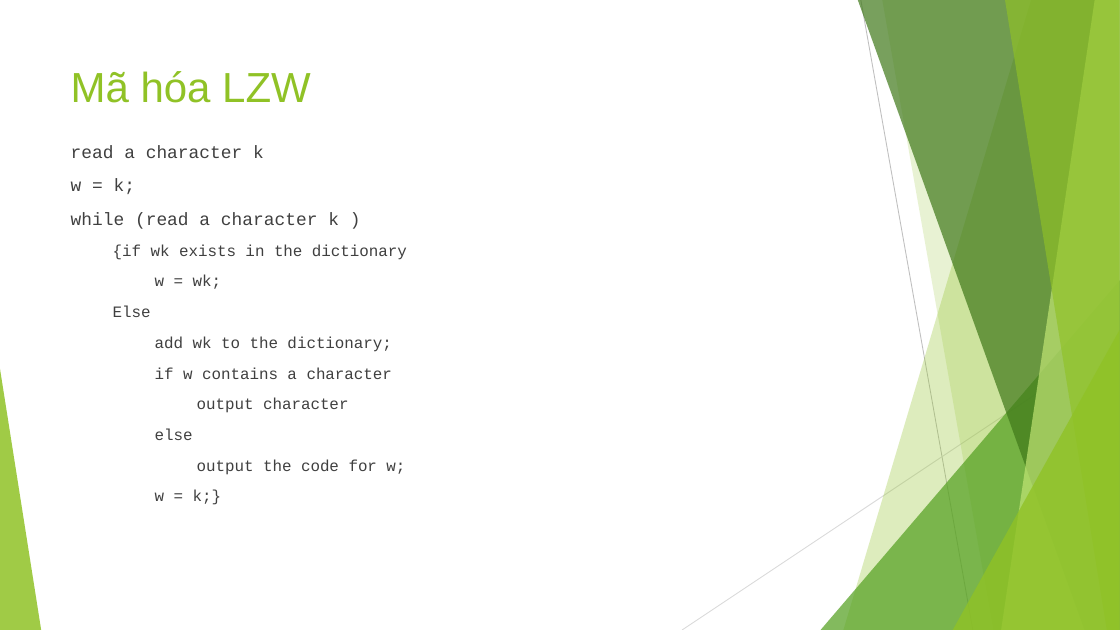
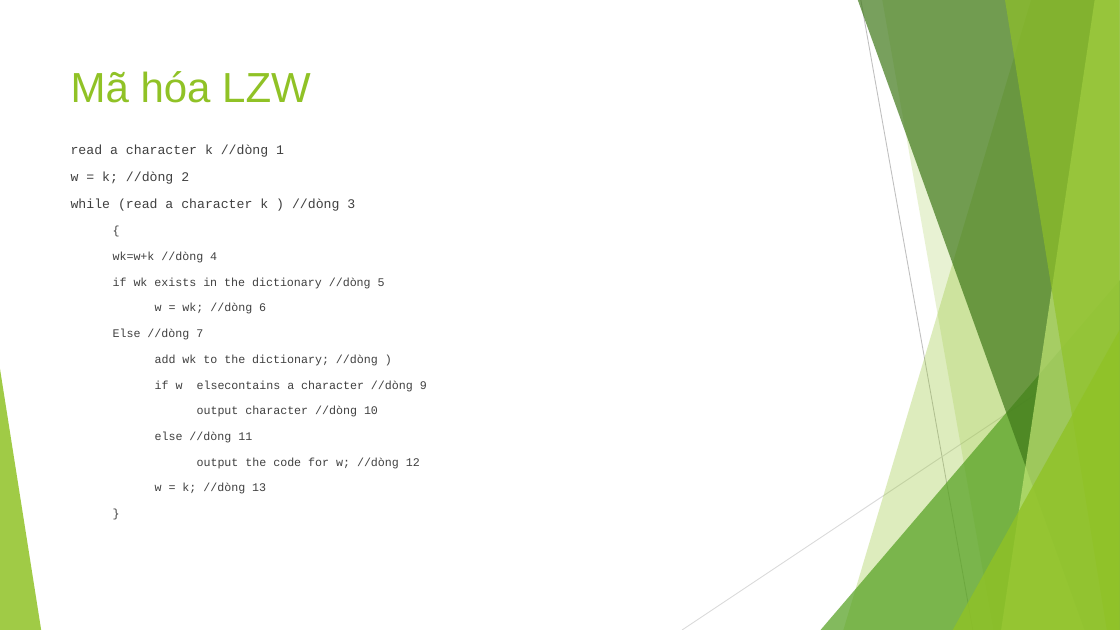
Before and after one commit to sonhoang23/MultimediaProject, a slide deck: slide 6 of MultimediaProeject/document/Multimedia.pptx. Drawn at 1120x630 pixels with LibreOffice and Linux fonts; fonts in the diff are those of the drawing. Boxes give left, top, right and bottom in pixels: in the first picture for what was removed or moved away, otherwise in the second. Text is boxed around its words. In the diff, an @@ line names an element or a change of style, - is before the commit and + after.

```diff
--- a/MultimediaProeject/document/Multimedia.pptx
+++ b/MultimediaProeject/document/Multimedia.pptx
@@ text at [71,144,427,494]: text changed; size 13.6 to 10 pt @@
-read a character k
-w = k;
-while (read a character k )
-  {if wk exists in the dictionary
-  w = wk;
-  Else
-  add wk to the dictionary;
-  if w contains a character
-  output character
-  else
-  output the code for w;
-  w = k;}
+read a character k //dòng 1
+w = k; //dòng 2
+while (read a character k ) //dòng 3
+  {
+  wk=w+k //dòng 4
+  if wk exists in the dictionary //dòng 5
+  w = wk; //dòng 6
+  Else //dòng 7
+  add wk to the dictionary; //dòng )
+  if w elsecontains a character //dòng 9
+  output character //dòng 10
+  else //dòng 11
+  output the code for w; //dòng 12
+  w = k; //dòng 13
+  }
```
Also in this commit, not shown: 1 other slide changed, 2 other files.
